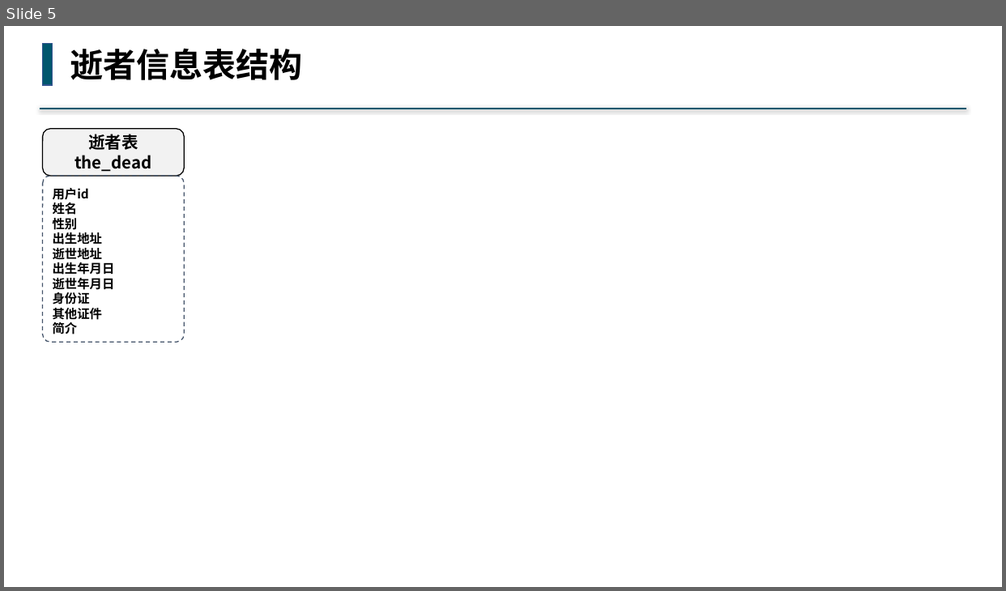
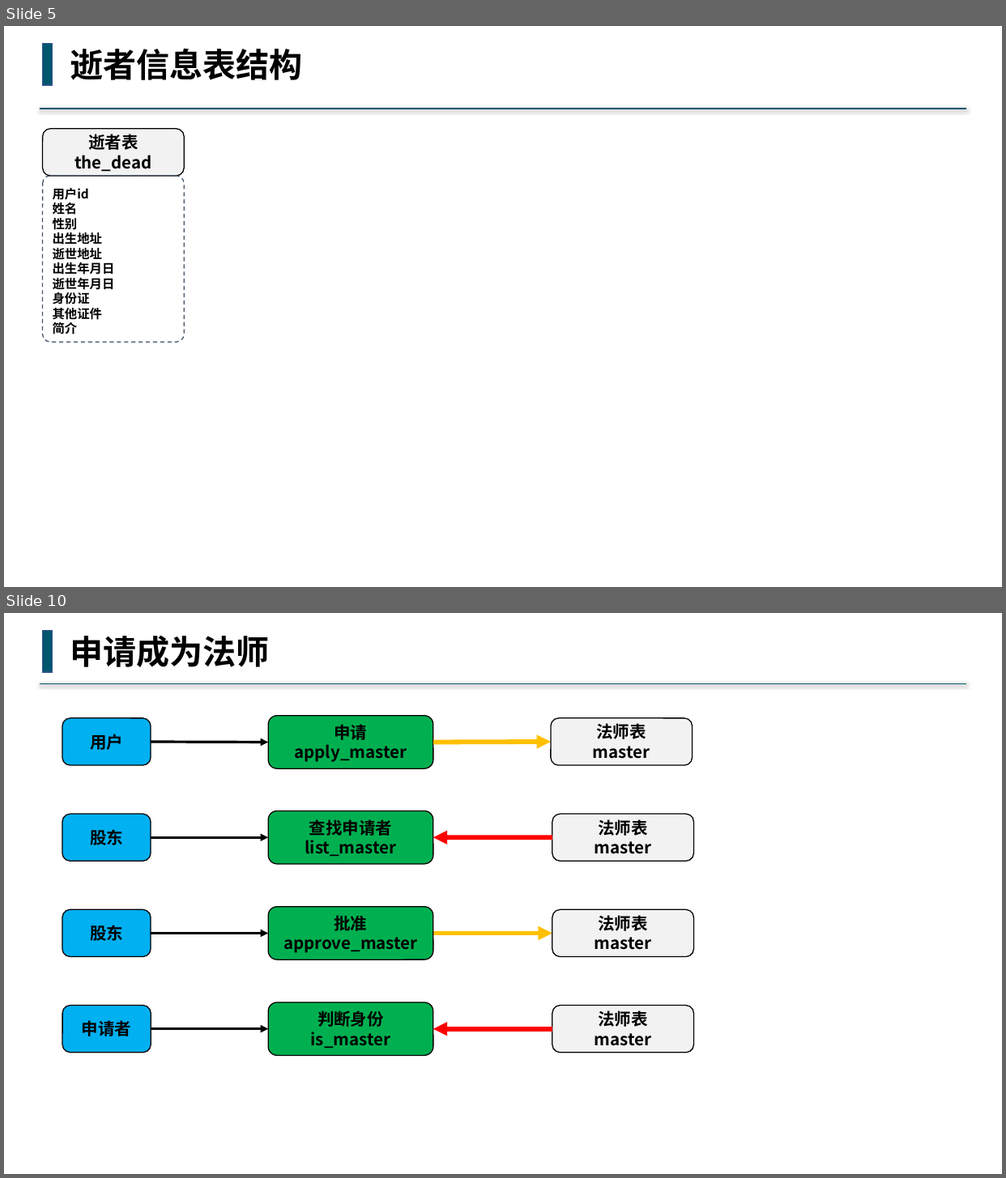
Before and after one commit to buddhachain/buddhaContract, a slide deck: doc/03.角色.pptx. Shown one above the other, each under a label of ours: slide 5 before the commit, slides 5 and 10 after it; the slides between them are not shown. The pictures are 1006x591 and 1006x1178 pixels, drawn with LibreOffice and Linux fonts; fonts in the diff are those of the drawing. Boxes give left, top, right and bottom in pixels: in the first picture for what was removed or moved away, otherwise in the second. Text is boxed around its words. In the diff, an @@ line names an element or a change of style, - is before the commit and + after.

```diff
--- a/doc/03.角色.pptx
+++ b/doc/03.角色.pptx
@@ slide 10 added at (4,613,1002,1174), background #FFFFFF @@
@@ rectangle added at (43,630,53,672), fill #00576E, outline #325491 1 pt @@
@@ text added at (70,636,269,667), 32 pt, text #000000, bold @@
+申请成为法师
@@ line added from (967, 684) to (39, 684), #00576E 1.5 pt @@
@@ rounded rectangle added at (62,718,151,766), fill #00B0F0, outline #000000 1 pt, 16 pt, text #000000, bold @@
+用户
@@ rounded rectangle added at (268,716,433,769), fill #00B050, outline #000000 1 pt, 16 pt, text #000000, bold @@
+申请
+apply_master
@@ rounded rectangle added at (551,718,692,766), fill #F2F2F2, outline #000000 1 pt, 16 pt, text #000000, bold @@
+法师表
+master
@@ arrow added from (151, 742) to (268, 743), #000000 2.5 pt @@
@@ arrow added from (433, 743) to (551, 742), #FFC000 4.5 pt @@
@@ rounded rectangle added at (62,815,151,862), fill #00B0F0, outline #000000 1 pt, 16 pt, text #000000, bold @@
+股东
@@ rounded rectangle added at (268,811,433,865), fill #00B050, outline #000000 1 pt, 16 pt, text #000000, bold @@
+查找申请者
+list_master
@@ rounded rectangle added at (552,815,694,862), fill #F2F2F2, outline #000000 1 pt, 16 pt, text #000000, bold @@
+法师表
+master
@@ arrow added from (151, 837) to (268, 837), #000000 2.5 pt @@
@@ arrow added from (552, 837) to (433, 837), #FF0000 4.5 pt @@
@@ rounded rectangle added at (62,910,151,957), fill #00B0F0, outline #000000 1 pt, 16 pt, text #000000, bold @@
+股东
@@ rounded rectangle added at (268,907,433,960), fill #00B050, outline #000000 1 pt, 16 pt, text #000000, bold @@
+批准
+approve_master
@@ rounded rectangle added at (552,910,694,957), fill #F2F2F2, outline #000000 1 pt, 16 pt, text #000000, bold @@
+法师表
+master
@@ arrow added from (151, 934) to (268, 934), #000000 2.5 pt @@
@@ arrow added from (433, 934) to (552, 934), #FFC000 4.5 pt @@
@@ rounded rectangle added at (62,1005,151,1053), fill #00B0F0, outline #000000 1 pt, 16 pt, text #000000, bold @@
+申请者
@@ rounded rectangle added at (268,1003,433,1056), fill #00B050, outline #000000 1 pt, 16 pt, text #000000, bold @@
+判断身份
+is_master
@@ rounded rectangle added at (552,1005,694,1053), fill #F2F2F2, outline #000000 1 pt, 16 pt, text #000000, bold @@
+法师表
+master
@@ arrow added from (151, 1029) to (268, 1029), #000000 2.5 pt @@
@@ arrow added from (552, 1029) to (433, 1029), #FF0000 4.5 pt @@
```
Also in this commit, not shown: 4 slides changed, 3 other slides added, 8 slides removed, 3 other files.
